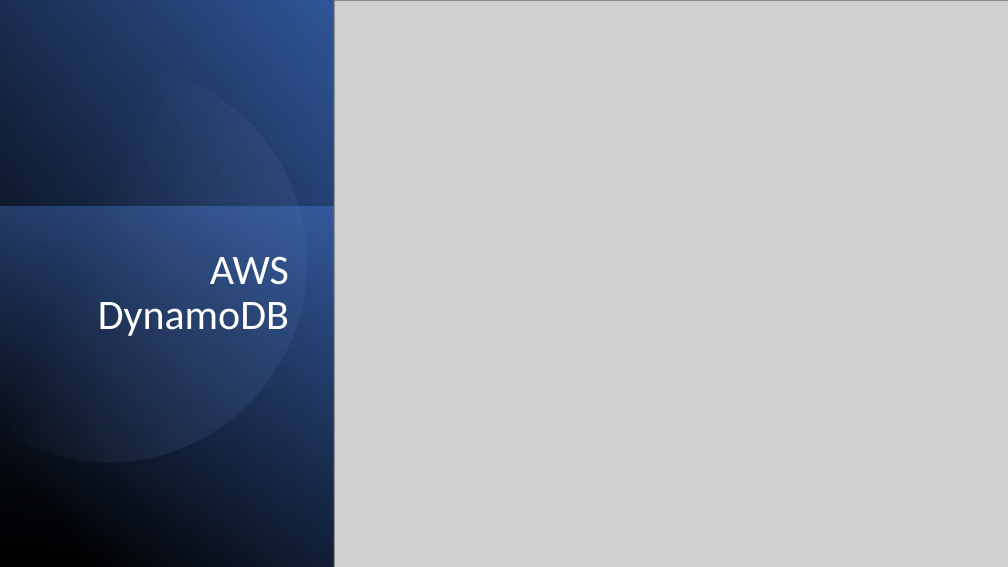
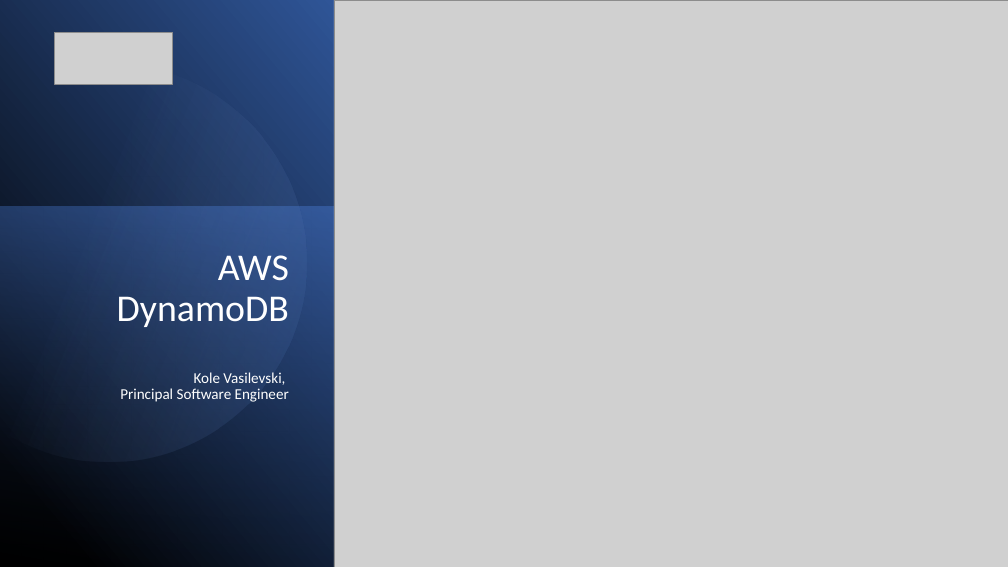
Before and after one commit to IT-Labs/aws-serverless-series, a slide deck: slide 1 of DynamoDB/AWS Dymanodb.pptx. Drawn at 1008x567 pixels with LibreOffice and Linux fonts; fonts in the diff are those of the drawing; grey boxes stand for pictures. Boxes give left, top, right and bottom in pixels: in the first picture for what was removed or moved away, otherwise in the second. Text is boxed around its words. In the diff, an @@ line names an element or a change of style, - is before the commit and + after.

```diff
--- a/DynamoDB/AWS Dymanodb.pptx
+++ b/DynamoDB/AWS Dymanodb.pptx
@@ picture added at [54, 33, 172, 84] @@
@@ title at [117, 255, 289, 402]: text changed; size 40 to 14.4 pt @@
-AWS DynamoDB
+AWS DynamoDB
+Kole Vasilevski,
+Principal Software Engineer
```
Also in this commit, not shown: 2 other files.
